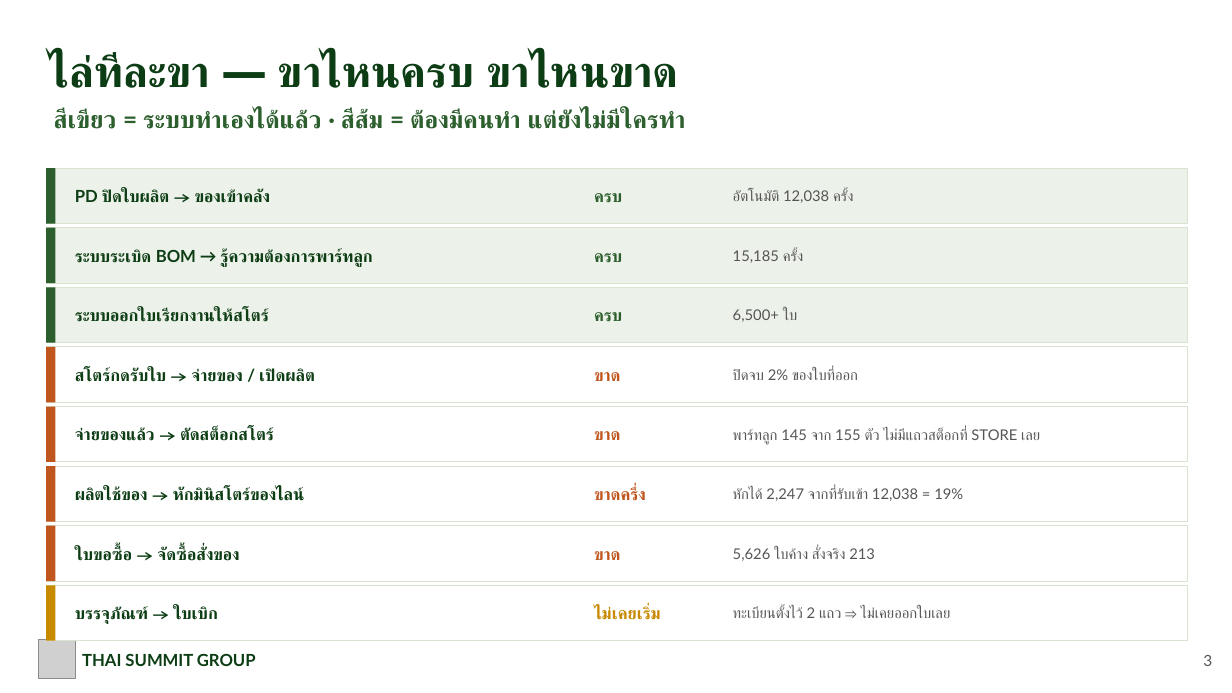
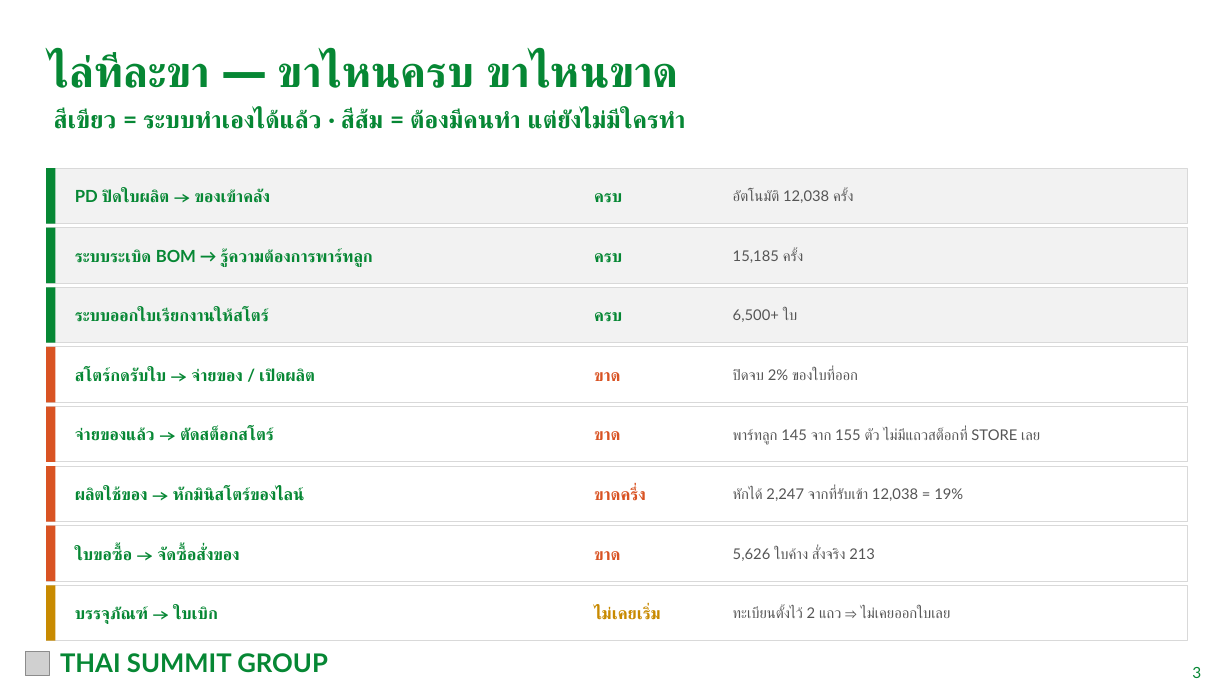
Before and after one commit to tsat4pd3-sketch/4Mmanagement, a slide deck: slide 4 of docs/meetings/TSAT_Production_Store_Coordination_2026-09-25.pptx. Drawn at 1232x693 pixels with LibreOffice and Linux fonts; fonts in the diff are those of the drawing; grey boxes stand for pictures. Boxes give left, top, right and bottom in pixels: in the first picture for what was removed or moved away, otherwise in the second. Text is boxed around its words. In the diff, an @@ line names an element or a change of style, - is before the commit and + after.

```diff
--- a/docs/meetings/TSAT_Production_Store_Coordination_2026-09-25.pptx
+++ b/docs/meetings/TSAT_Production_Store_Coordination_2026-09-25.pptx
@@ fill #ECF1E9 to #F2F2F2; outline #D8E4D0 0.75 pt to #D9D9D9 0.75 pt in 3 elements at (46,168,1188,224), (46,227,1188,283), (46,287,1188,343) @@
@@ fill #2C5F2D to #068734 in 3 elements at (46,168,55,224), (46,227,55,283), (46,287,55,343) @@
@@ text colour #2C5F2D to #068734 in 4 elements at (54,109,686,129), (594,193,622,203), (594,253,622,263), (594,312,622,322) @@
@@ fill #C0561E to #D95323 in 4 elements at (46,347,55,402), (46,407,55,462), (46,466,55,521), (46,526,55,581) @@
@@ text colour #C0561E to #D95323 in 4 elements at (594,372,620,381), (594,431,620,440), (594,487,646,501), (594,551,620,560) @@
@@ outline #D8E4D0 0.75 pt to #D9D9D9 0.75 pt in 5 elements at (46,347,1188,402), (46,407,1188,462), (46,466,1188,521), (46,526,1188,581), (46,585,1188,640) @@
@@ text colour #0D3D14 to #068734 in 9 elements at (49,53,679,88), (75,190,270,203), (75,249,373,267), (75,309,269,322), (75,368,315,382), (75,428,274,441), (75,487,303,501), (75,547,240,561), (75,607,217,624) @@
@@ picture added at (25,652,49,676) @@
@@ picture removed at (39,640,76,678) @@
@@ text "THAI SUMMIT GROUP": place and size @@
-text "THAI SUMMIT GROUP" at (82,653,256,666)
+text "THAI SUMMIT GROUP" at (60,653,328,673)
@@ text "THAI SUMMIT GROUP" at (60,653,328,673): size 13 to 20 pt, text colour #0D3D14 to #068734 @@
@@ text "3": place and size @@
-text "3" at (1203,655,1212,666)
+text "3" at (1192,667,1201,678)
@@ text "3" at (1192,667,1201,678): text colour #555555 to #068734 @@
```
Also in this commit, not shown: 7 other slides changed, 21 other files.
